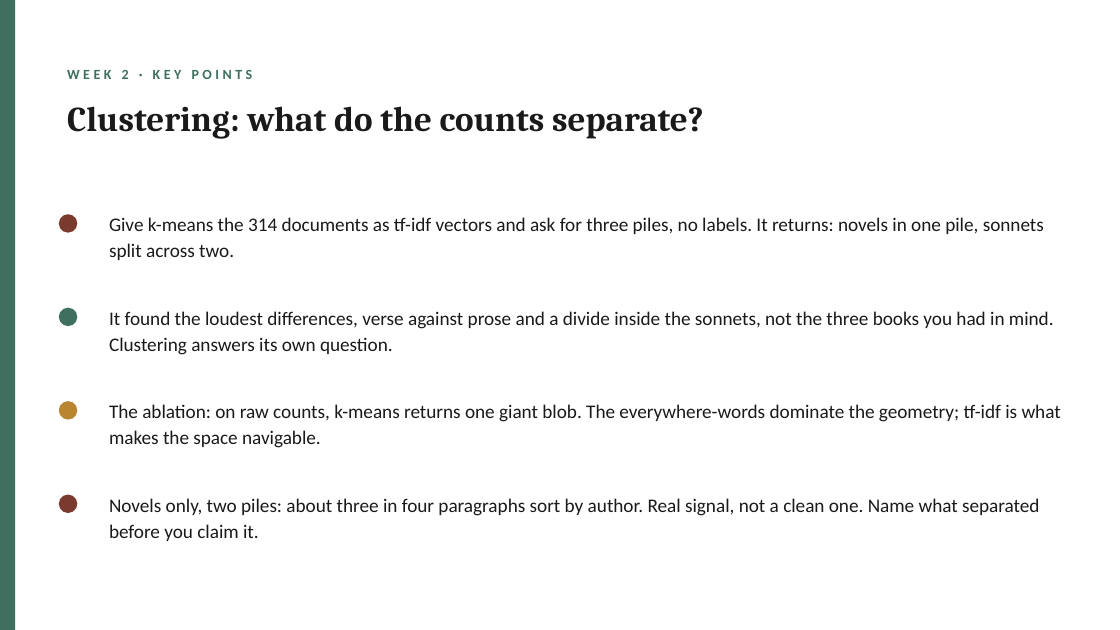
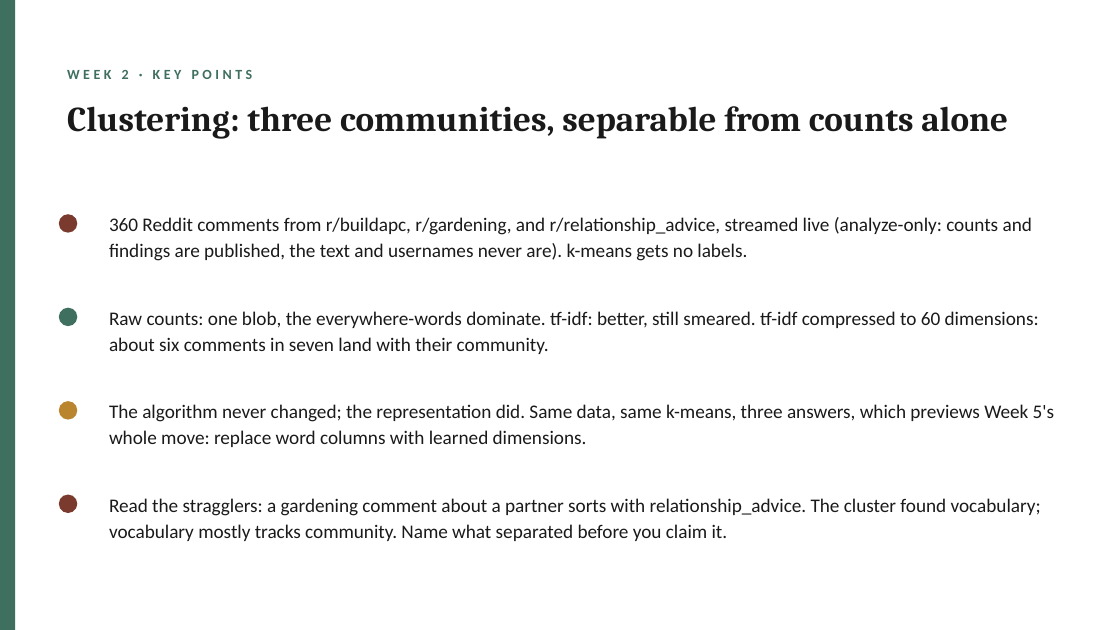
Before and after one commit to lucianli123/culture-as-data-2026, a slide deck: slide 8 of slides/pptx/week-02.pptx. Drawn at 1120x630 pixels with LibreOffice and Linux fonts; fonts in the diff are those of the drawing. Boxes give left, top, right and bottom in pixels: in the first picture for what was removed or moved away, otherwise in the second. Text is boxed around its words. In the diff, an @@ line names an element or a change of style, - is before the commit and + after.

```diff
--- a/slides/pptx/week-02.pptx
+++ b/slides/pptx/week-02.pptx
@@ text at bbox=[67, 106, 1008, 139]: text changed @@
-Clustering: what do the counts separate?
+Clustering: three communities, separable from counts alone
@@ text at bbox=[109, 217, 1032, 261]: text changed @@
-Give k-means the 314 documents as tf-idf vectors and ask for three piles, no labels. It returns: novels in one pile, sonnets split across two.
+360 Reddit comments from r/buildapc, r/gardening, and r/relationship_advice, streamed live (analyze-only: counts and findings are published, the text and usernames never are). k-means gets no labels.
@@ text at bbox=[109, 311, 1039, 354]: text changed @@
-It found the loudest differences, verse against prose and a divide inside the sonnets, not the three books you had in mind. Clustering answers its own question.
+Raw counts: one blob, the everywhere-words dominate. tf-idf: better, still smeared. tf-idf compressed to 60 dimensions: about six comments in seven land with their community.
@@ text at bbox=[109, 404, 1054, 447]: text changed @@
-The ablation: on raw counts, k-means returns one giant blob. The everywhere-words dominate the geometry; tf-idf is what makes the space navigable.
+The algorithm never changed; the representation did. Same data, same k-means, three answers, which previews Week 5's whole move: replace word columns with learned dimensions.
@@ text at bbox=[109, 498, 1041, 541]: text changed @@
-Novels only, two piles: about three in four paragraphs sort by author. Real signal, not a clean one. Name what separated before you claim it.
+Read the stragglers: a gardening comment about a partner sorts with relationship_advice. The cluster found vocabulary; vocabulary mostly tracks community. Name what separated before you claim it.
```
Also in this commit, not shown: 1 other slide changed, 15 other files.
